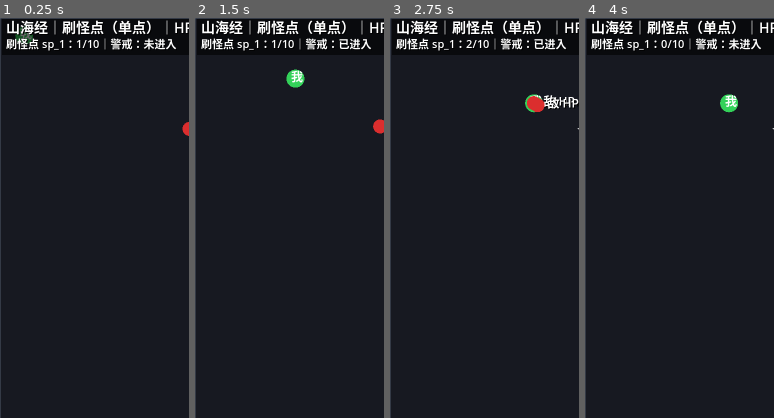
Above: before the commit, frames 1-4 (left to right).
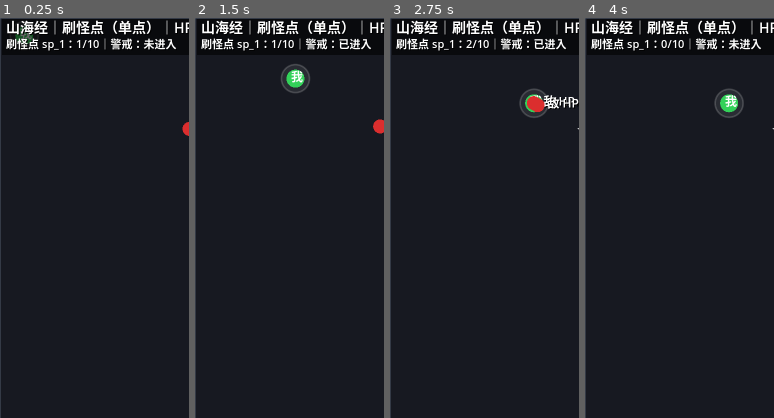
Above: after the commit, the same moments.

Repository: eat-chestnut/shanhaiidle
Game: Godot game, scene res://ui/pages/PageBattle.tscn
Same seed, same stepped clock (60 frames per second), same inputs: the game is played once before the commit and once after it.
Inputs:
- Up to frame 1 (0.25 s): no input
- Up to frame 2 (1.5 s): no input
- Up to frame 3 (2.75 s): no input
- Up to frame 4 (4 s): tap Enter at 2.75 s
The pictures show only the part of the screen within x 0-50%, y 0-50%; the shares and areas given below are measured in that part.

The runs differ from the first frame. In frame 2, 0.2% of the frame differs, in the area x 45-61%, y 11-19%; in frame 3, 0.2%; in frame 4, 0.2%.

Commit message:
Prompt 1.24：给玩家添加“淡淡的攻击半径显示”
目标：在战斗区显示玩家攻击半径（淡淡的圆），让玩家移动/停下的原因可视化。

请在 BattleCanvas.gd 的 _draw() 中绘制：
1) 圆心：player_pos
2) 半径：player_attack_range + player_radius
3) 画两层：
- 填充圆：白色，alpha=0.08
- 轮廓圆：白色，alpha=0.18，线宽=2

要求：
- 仅用于显示，不影响逻辑
- 在玩家圆（绿色）之前绘制（避免遮挡玩家文字）

验收：
- 运行后能看到玩家周围一个淡淡的攻击圈

Diff:
--- a/ui/pages/BattleCanvas.gd
+++ b/ui/pages/BattleCanvas.gd
@@ -498,6 +498,10 @@
 
 	var player_pos: Vector2 = player["pos"]
 	var player_radius: float = player["radius"]
+	var player_attack_range: float = float(player.get("attack_range", 10.0))
+	var attack_visual_radius: float = player_attack_range + player_radius
+	draw_circle(player_pos, attack_visual_radius, Color(1.0, 1.0, 1.0, 0.08))
+	draw_arc(player_pos, attack_visual_radius, 0.0, TAU, 72, Color(1.0, 1.0, 1.0, 0.18), 2.0, true)
 	draw_circle(player_pos, player_radius, Color(0.20, 0.82, 0.35))
 	_draw_label(player_pos + Vector2(-8, 5), "我", Color.WHITE, PLAYER_LABEL_SIZE)
 
